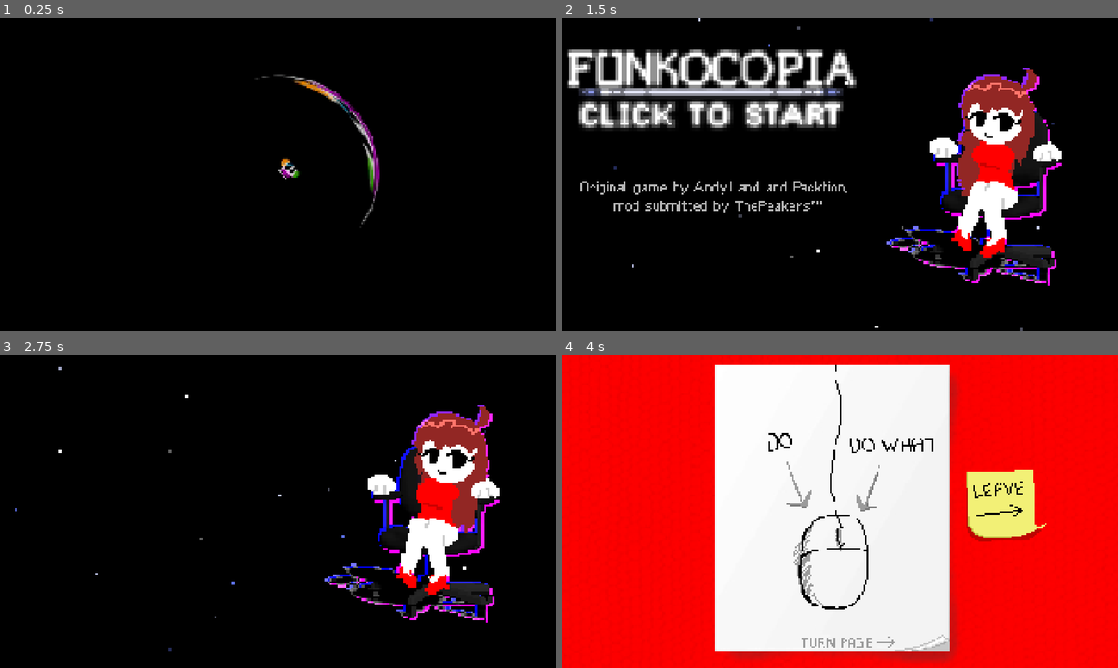
Above: before the commit, frames 1-4 (two rows, left to right).
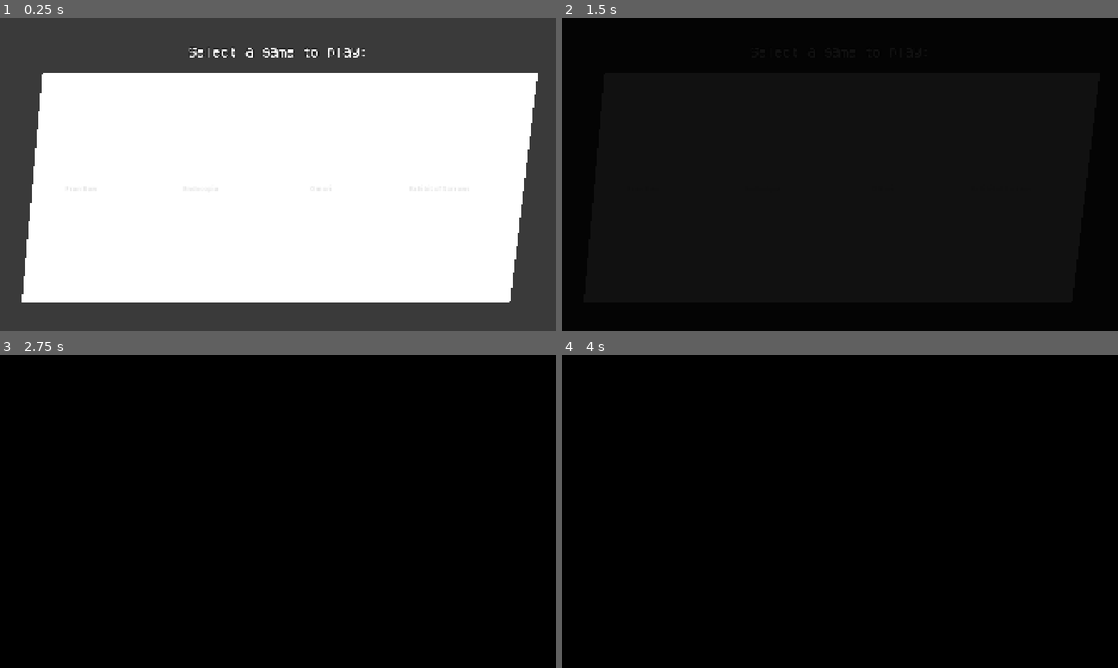
Above: after the commit, the same moments.

Repository: ThePeakersTM/FunkocopiaGodot
Game: Godot game, scene res://resources/game_selection.tscn
Same seed, same stepped clock (60 frames per second), same inputs: the game is played once before the commit and once after it. Before the commit the project starts from res://resources/scenes/title_screen.tscn. Sound files missing from this copy of the repository are replaced by a short silence.
Inputs (mouse positions are in pixels of both pictures, inside the frame that each line leads up to):
- Up to frame 1 (0.25 s): no input
- Up to frame 2 (1.5 s): click (645, 187) at 0.5 s, where only the run after the commit has a clickable "Fran Bow"; click (762, 187) at 1.25 s, where only the run after the commit has a clickable "Endacopia"
- Up to frame 3 (2.75 s): click (322, 524) at 2 s, where only the run after the commit has a clickable "Omori"
- Up to frame 4 (4 s): click (1001, 524) at 2.75 s, where only the run after the commit has a clickable "Exhibit of Sorrows"; click (689, 442) at 3.52 s

The runs differ from the first frame. In frame 1, 100% of the frame differs, in the area x 0-100%, y 0-100%; in frame 2, 17%; in frame 3, 8.1%; in frame 4, 99%.

Commit message:
Added temporary game selection screen and renamed the project

Diff:
--- a/project.godot
+++ b/project.godot
@@ -14,8 +14,8 @@
 
 [application]
 
-config/name="Funkocopia"
-run/main_scene="uid://c3pdrq2krhwxy"
+config/name="Fear of Fun"
+run/main_scene="uid://dshujopedlrjm"
 config/features=PackedStringArray("4.7", "GL Compatibility")
 boot_splash/bg_color=Color(0, 0, 0, 1)
 boot_splash/show_image=false
--- /dev/null
+++ b/resources/game_selection.tscn
@@ -0,0 +1,147 @@
+[gd_scene format=3 uid="uid://dshujopedlrjm"]
+
+[ext_resource type="Script" uid="uid://c34d7yv5redak" path="res://resources/game_seletcion.gd" id="1_xkchb"]
+[ext_resource type="FontFile" uid="uid://dnn4b8ikrsd55" path="res://resources/fonts/fnt_vcr.ttf" id="2_r4vbv"]
+
+[sub_resource type="StyleBoxEmpty" id="StyleBoxEmpty_f6a36"]
+
+[sub_resource type="LabelSettings" id="LabelSettings_f6a36"]
+font = ExtResource("2_r4vbv")
+font_size = 32
+outline_size = 6
+outline_color = Color(0, 0, 0, 1)
+
+[node name="Control" type="Control" unique_id=1119088169]
+layout_mode = 3
+anchors_preset = 15
+anchor_right = 1.0
+anchor_bottom = 1.0
+offset_right = -640.0
+offset_bottom = -360.0
+grow_horizontal = 2
+grow_vertical = 2
+scale = Vector2(1.5, 1.5)
+script = ExtResource("1_xkchb")
+
+[node name="BG" type="ColorRect" parent="." unique_id=1417073252]
+layout_mode = 1
+anchors_preset = 15
+anchor_right = 1.0
+anchor_bottom = 1.0
+grow_horizontal = 2
+grow_vertical = 2
+color = Color(0.22670749, 0.22670749, 0.22670746, 1)
+
+[node name="Margin" type="MarginContainer" parent="." unique_id=1624336457]
+layout_mode = 1
+anchors_preset = 15
+anchor_right = 1.0
+anchor_bottom = 1.0
+offset_left = -40.0
+offset_right = -40.0
+grow_horizontal = 2
+grow_vertical = 2
+theme_override_constants/margin_left = 64
+theme_override_constants/margin_top = 64
+theme_override_constants/margin_right = 64
+theme_override_constants/margin_bottom = 64
+
+[node name="HBoxMargin" type="MarginContainer" parent="Margin" unique_id=1284741029]
+layout_mode = 2
+theme_override_constants/margin_top = 64
+
+[node name="HBoxContainer" type="HBoxContainer" parent="Margin/HBoxMargin" unique_id=577545744]
+layout_mode = 2
+theme_override_constants/separation = 0
+alignment = 1
+
+[node name="Game1" type="Button" parent="Margin/HBoxMargin/HBoxContainer" unique_id=125345049]
+z_index = 4
+custom_minimum_size = Vector2(275, 0)
+layout_mode = 2
+mouse_default_cursor_shape = 2
+theme_override_styles/normal = SubResource("StyleBoxEmpty_f6a36")
+theme_override_styles/pressed = SubResource("StyleBoxEmpty_f6a36")
+theme_override_styles/hover = SubResource("StyleBoxEmpty_f6a36")
+theme_override_styles/disabled = SubResource("StyleBoxEmpty_f6a36")
+theme_override_styles/focus = SubResource("StyleBoxEmpty_f6a36")
+text = "Fran Bow"
+
+[node name="Polygon2D" type="Polygon2D" parent="Margin/HBoxMargin/HBoxContainer/Game1" unique_id=1975053064]
+z_index = -1
+polygon = PackedVector2Array(48, 0, 363, 0, 299, 528, 0, 528)
+uv = PackedVector2Array(48, 0, 363, 0, 299, 528, 0, 528)
+
+[node name="Game2" type="Button" parent="Margin/HBoxMargin/HBoxContainer" unique_id=211398369]
+z_index = 3
+custom_minimum_size = Vector2(275, 0)
+layout_mode = 2
+mouse_default_cursor_shape = 2
+theme_override_styles/normal = SubResource("StyleBoxEmpty_f6a36")
+theme_override_styles/pressed = SubResource("StyleBoxEmpty_f6a36")
+theme_override_styles/hover = SubResource("StyleBoxEmpty_f6a36")
+theme_override_styles/disabled = SubResource("StyleBoxEmpty_f6a36")
+theme_override_styles/focus = SubResource("StyleBoxEmpty_f6a36")
+text = "Endacopia"
+
+[node name="Polygon2D" type="Polygon2D" parent="Margin/HBoxMargin/HBoxContainer/Game2" unique_id=1323624886]
+z_index = -1
+polygon = PackedVector2Array(48, 0, 363, 0, 299, 528, 0, 528)
+uv = PackedVector2Array(48, 0, 363, 0, 299, 528, 0, 528)
+
+[node name="Game3" type="Button" parent="Margin/HBoxMargin/HBoxContainer" unique_id=645835313]
+z_index = 2
+custom_minimum_size = Vector2(275, 0)
+layout_mode = 2
+mouse_default_cursor_shape = 2
+theme_override_styles/normal = SubResource("StyleBoxEmpty_f6a36")
+theme_override_styles/pressed = SubResource("StyleBoxEmpty_f6a36")
+theme_override_styles/hover = SubResource("StyleBoxEmpty_f6a36")
+theme_override_styles/disabled = SubResource("StyleBoxEmpty_f6a36")
+theme_override_styles/focus = SubResource("StyleBoxEmpty_f6a36")
+text = "Omori"
+
+[node name="Polygon2D" type="Polygon2D" parent="Margin/HBoxMargin/HBoxContainer/Game3" unique_id=336210036]
+z_index = -1
+polygon = PackedVector2Array(48, 0, 363, 0, 299, 528, 0, 528)
+uv = PackedVector2Array(48, 0, 363, 0, 299, 528, 0, 528)
+
+[node name="Game4" type="Button" parent="Margin/HBoxMargin/HBoxContainer" unique_id=1567832775]
+z_index = 1
+custom_minimum_size = Vector2(275, 0)
+layout_mode = 2
+mouse_default_cursor_shape = 2
+theme_override_styles/normal = SubResource("StyleBoxEmpty_f6a36")
+theme_override_styles/pressed = SubResource("StyleBoxEmpty_f6a36")
+theme_override_styles/hover = SubResource("StyleBoxEmpty_f6a36")
+theme_override_styles/disabled = SubResource("StyleBoxEmpty_f6a36")
+theme_override_styles/focus = SubResource("StyleBoxEmpty_f6a36")
+text = "Exhibit of Sorrows"
+
+[node name="Polygon2D" type="Polygon2D" parent="Margin/HBoxMargin/HBoxContainer/Game4" unique_id=455633378]
+z_index = -1
+polygon = PackedVector2Array(48, 0, 363, 0, 299, 528, 0, 528)
+uv = PackedVector2Array(48, 0, 363, 0, 299, 528, 0, 528)
+
+[node name="Label" type="Label" parent="." unique_id=646161984]
+z_index = 15
+texture_filter = 1
+layout_mode = 0
+offset_top = 64.0
+offset_right = 1280.0
+offset_bottom = 656.0
+text = "Select a game to play:"
+label_settings = SubResource("LabelSettings_f6a36")
+horizontal_alignment = 1
+
+[node name="Fade" type="ColorRect" parent="." unique_id=207338216]
+modulate = Color(1, 1, 1, 0)
+z_index = 16
+layout_mode = 1
+anchors_preset = 15
+anchor_right = 1.0
+anchor_bottom = 1.0
+grow_horizontal = 2
+grow_vertical = 2
+mouse_filter = 2
+color = Color(0, 0, 0, 1)
--- /dev/null
+++ b/resources/game_seletcion.gd
@@ -0,0 +1,84 @@
+extends Control
+
+@onready var fade := $Fade
+
+const LIFT := -24.0
+const DURATION := 0.15
+
+var tweens := {}
+
+func _on_launch(after: Callable) -> void:
+	fade.mouse_filter = MOUSE_FILTER_STOP
+	create_tween().tween_property(fade, "modulate", Color.WHITE, 1).finished.connect(func():
+		get_tree().create_timer(1).timeout.connect(after)
+	)
+
+var game_methods := [
+	func():
+		print("Launching Fran Bow"),
+	func():
+		BaldiTransition.change_scene(
+			"res://resources/scenes/title_screen.tscn",
+			func(): pass,
+			false
+		),
+	func():
+		print("Launching Omori"),
+	func():
+		print("Launching Exhibit of Sorrows")
+]
+
+func _ready() -> void:
+	fade.modulate = Color.TRANSPARENT
+	fade.mouse_filter = MOUSE_FILTER_IGNORE
+	var games := $Margin/HBoxMargin/HBoxContainer.get_children()
+	for i in games.size():
+		var game: Button = games[i]
+		var base_z := games.size() - i
+		game.mouse_entered.connect(_hover.bind(game, true, base_z))
+		game.mouse_exited.connect(_hover.bind(game, false, base_z))
+		game.pressed.connect(func(): _on_launch(game_methods[i]))
+
+const OVERSHOOT := 4.0  # default Godot is ~1.70158; higher = stronger
+
+func _back_out(t: float, s: float) -> float:
+	t -= 1.0
+	return t * t * ((s + 1.0) * t + s) + 1.0
+
+func _back_out_peak(s: float) -> float:
+	return 1.0 - 2.0 * s / (3.0 * (s + 1.0))
+
+const ALPHA_DURATION := 0.2
+const DIM_ALPHA := 0.1
+
+var alpha_tweens := {}
+
+func _tween_alpha(node: Control, target: float) -> void:
+	if alpha_tweens.has(node) and alpha_tweens[node].is_valid():
+		alpha_tweens[node].kill()
+	# scale duration by how far the alpha still has to travel
+	var dist := absf(target - node.modulate.a) / (1.0 - DIM_ALPHA)
+	var tween := create_tween()
+	tween.set_trans(Tween.TRANS_CUBIC).set_ease(Tween.EASE_OUT)
+	tween.tween_property(node, "modulate:a", target, ALPHA_DURATION * dist)
+	alpha_tweens[node] = tween
+
+func _hover(game: Control, up: bool, base_z: int) -> void:
+	var polygon: Polygon2D = game.get_node("Polygon2D")
+	if tweens.has(game) and tweens[game].is_valid():
+		tweens[game].kill()
+	var from := polygon.offset.y
+	var target := LIFT if up else 0.0
+	var distance := absf(target - from) / absf(LIFT)
+	var new_z := 10 if up else base_z
+	var duration := DURATION * distance
+	var s := OVERSHOOT * (1 if up else 2)
+	var tween := create_tween()
+	tween.tween_method(func(t: float):
+		polygon.offset.y = lerpf(from, target, _back_out(t, s))
+	, 0.0, 1.0, duration)
+	tween.parallel().tween_callback(func(): game.z_index = new_z).set_delay(duration * _back_out_peak(s))
+	tweens[game] = tween
+
+	for g: Control in $Margin/HBoxMargin/HBoxContainer.get_children():
+		_tween_alpha(g, DIM_ALPHA if (up and g != game) else 1.0)
--- a/resources/scenes/game/overlays/computer_overlay.gd
+++ b/resources/scenes/game/overlays/computer_overlay.gd
@@ -10,6 +10,8 @@
 
 @onready var accounts_screen := $ScreenElements/AccountsScreen
 @onready var accounts := $ScreenElements/AccountsScreen/Accounts
+
+@onready var desktop_screen := $ScreenElements/DesktopScreen
 
 var did_play_button_sound := false
 
@@ -48,10 +50,11 @@
 	)
 
 func _turn_off() -> void:
-	powered_on = false
+	powered_on              = false
 	loading_screen.modulate = Color.TRANSPARENT
-	loading_screen.visible = true
+	loading_screen.visible  = true
 	accounts_screen.visible = false
+	desktop_screen.visible  = false
 	accounts.play("invis")
 
 func _ready() -> void:
@@ -64,6 +67,15 @@
 			else:
 				_turn_off()
 	)
+	accounts.get_node("Bfellow").pressed.connect(func():
+		if accounts.animation == "idle":
+			accounts.play("disappear")
+	)
+	accounts.get_node("Henry").pressed.connect(func():
+		if accounts.animation == "idle":
+			accounts.play("henry")
+			accounts.get_node("Sound").play()
+	)
 	super._ready()
 
 func _process(delta: float) -> void:
@@ -75,4 +87,12 @@
 		did_play_button_sound = true
 	else:
 		did_play_button_sound = false
+	if (
+		accounts.frame == 2 and accounts.animation == "appear"
+	) or (
+		accounts.frame == 5 and accounts.animation == "henry"
+	):
+		accounts.play("idle")
+	if accounts.frame == 3 and accounts.animation == "disappear":
+		accounts_screen.visible = false
 	super._process(delta)
--- a/resources/scenes/game/overlays/computer_overlay.tscn
+++ b/resources/scenes/game/overlays/computer_overlay.tscn
@@ -4,6 +4,7 @@
 [ext_resource type="Script" uid="uid://cuqr5c7353u16" path="res://resources/scenes/game/overlays/computer_overlay.gd" id="2_javnd"]
 [ext_resource type="AudioStream" uid="uid://bh3cxu5tyow41" path="res://assets/sounds/room_specific/mellow_room/computer_button.ogg" id="3_fg34s"]
 [ext_resource type="AudioStream" uid="uid://0hbgck8tso1h" path="res://assets/sounds/room_specific/mellow_room/computer_start.ogg" id="3_lv2gj"]
+[ext_resource type="AudioStream" uid="uid://dywao4wcnrtxh" path="res://assets/sounds/room_specific/mellow_room/denied.ogg" id="5_lkjrp"]
 
 [sub_resource type="AtlasTexture" id="AtlasTexture_fwont"]
 atlas = ExtResource("1_6sh6b")
@@ -125,11 +126,17 @@
 "texture": SubResource("AtlasTexture_igvsd")
 }, {
 "duration": 1.0,
+"texture": SubResource("AtlasTexture_82edm")
+}, {
+"duration": 1.0,
+"texture": SubResource("AtlasTexture_igvsd")
+}, {
+"duration": 1.0,
 "texture": SubResource("AtlasTexture_y4igv")
 }],
 "loop": 0,
 "name": &"henry",
-"speed": 4.25
+"speed": 8.5
 }, {
 "frames": [{
 "duration": 1.0,
@@ -147,6 +154,10 @@
 "name": &"invis",
 "speed": 0.0
 }]
+
+[sub_resource type="AtlasTexture" id="AtlasTexture_6ivok"]
+atlas = ExtResource("1_6sh6b")
+region = Rect2(1, 238, 203, 154)
 
 [node name="Overlay" type="Sprite2D" unique_id=135972475]
 texture_filter = 1
@@ -179,16 +190,15 @@
 [node name="ScreenElements" type="Control" parent="." unique_id=894591306]
 layout_mode = 3
 anchors_preset = 0
-offset_left = 91.0
+offset_left = 90.0
 offset_top = 26.0
-offset_right = 293.0
+offset_right = 292.0
 offset_bottom = 180.0
 mouse_filter = 2
 
 [node name="LoadingScreen" type="Sprite2D" parent="ScreenElements" unique_id=131305505]
 visible = false
 z_index = 1
-position = Vector2(-1.0000076, -1.9073486e-06)
 scale = Vector2(0.9999998, 0.9999998)
 texture = SubResource("AtlasTexture_lv2gj")
 centered = false
@@ -200,27 +210,35 @@
 centered = false
 
 [node name="AccountsScreen" type="Sprite2D" parent="ScreenElements" unique_id=757455800]
-position = Vector2(-1, 0)
+visible = false
 texture = SubResource("AtlasTexture_5pd38")
 centered = false
 
 [node name="Accounts" type="AnimatedSprite2D" parent="ScreenElements/AccountsScreen" unique_id=1739665828]
 position = Vector2(107, 51)
 sprite_frames = SubResource("SpriteFrames_f6a36")
-animation = &"idle"
-centered = false
-
-[node name="Bfellow" type="Control" parent="ScreenElements/AccountsScreen/Accounts" unique_id=507765357]
-layout_mode = 3
-anchors_preset = 0
+animation = &"henry"
+frame = 5
+centered = false
+
+[node name="Sound" type="AudioStreamPlayer" parent="ScreenElements/AccountsScreen/Accounts" unique_id=2055322242]
+stream = ExtResource("5_lkjrp")
+
+[node name="Bfellow" type="Button" parent="ScreenElements/AccountsScreen/Accounts" unique_id=975090653]
+self_modulate = Color(1, 1, 1, 0)
 offset_right = 63.0
 offset_bottom = 23.0
 mouse_default_cursor_shape = 2
-
-[node name="Henry" type="Control" parent="ScreenElements/AccountsScreen/Accounts" unique_id=1375439568]
-layout_mode = 3
-anchors_preset = 0
+action_mode = 0
+
+[node name="Henry" type="Button" parent="ScreenElements/AccountsScreen/Accounts" unique_id=2073017067]
+self_modulate = Color(1, 1, 1, 0)
 offset_top = 37.0
 offset_right = 63.0
 offset_bottom = 60.0
-mouse_default_cursor_shape = 2
+mouse_default_cursor_shape = 8
+action_mode = 0
+
+[node name="DesktopScreen" type="Sprite2D" parent="ScreenElements" unique_id=90690141]
+texture = SubResource("AtlasTexture_6ivok")
+centered = false
--- a/resources/transition/baldi_transition.gd
+++ b/resources/transition/baldi_transition.gd
@@ -15,7 +15,7 @@
 func transition(post_transition: Callable = func(): pass) -> void:
 	change_scene("", post_transition)
 
-func change_scene(scene_path: String, post_transition: Callable = func(): pass) -> void:
+func change_scene(scene_path: String, post_transition: Callable = func(): pass, should_transition: bool = true) -> void:
 	if transitioning:
 		return
 
@@ -40,17 +40,18 @@
 
 	await get_tree().process_frame
 
-	var tween := create_tween()
+	if should_transition:
+		var tween := create_tween()
 
-	tween.tween_method(
-		func(value: float):
-			material.set_shader_parameter("progress", value),
-		0.0,
-		1.0,
-		0.4
-	)
+		tween.tween_method(
+			func(value: float):
+				material.set_shader_parameter("progress", value),
+			0.0,
+			1.0,
+			0.4
+		)
 
-	await tween.finished
+		await tween.finished
 
 	overlay.visible = false
 	overlay.texture = null
Binary file added: assets/models/computer/textures/screen.png
Not shown, added: assets/models/computer/textures/screen.png.import
Not shown, added: resources/game_seletcion.gd.uid
